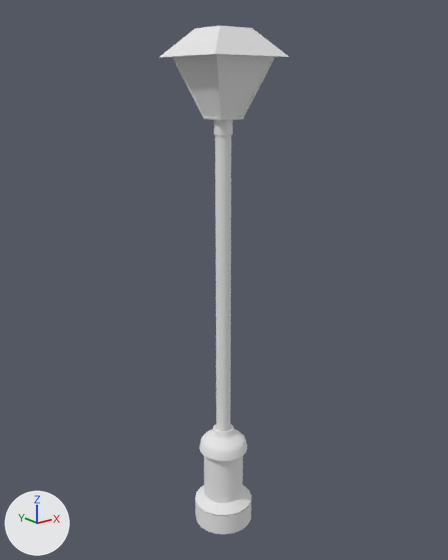
What one commit did to the OBJ model models/streetlight.obj.
One viewpoint serves both versions: a 50 mm lens placed at (-9.42, -9.37, 9.39), pointed at (-1.85, 0.09, 5.61). The lights are fixed; the arrows at lower left show +X, +Y and +Z. Where no turn or scale is listed for an object, it has been applied to the vertices.

Names of what the first picture shows: 'streetlight'.
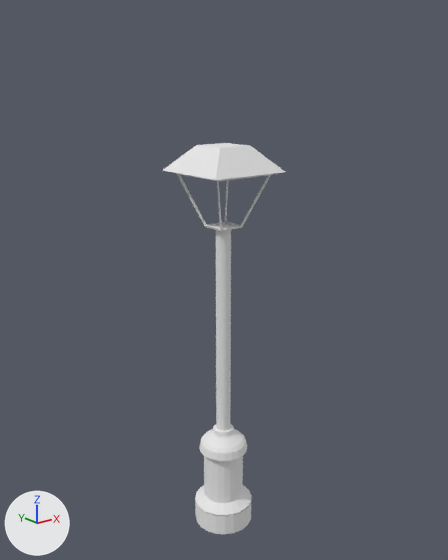
The newer file is also turned or shifted as a whole; pictures and numbers use the older file's frame.

Location of each change, (x1, y1, x2, y2) in pixels of the pictures (448 x 560 px):
'streetlight', reshaped (23% shorter)
    before: (160, 26, 289, 534)
    after: (163, 143, 285, 534)
part 1 of me_streetlight, added
    after: (163, 143, 285, 231)
part 2 of me_streetlight, deleted
    before: (160, 26, 289, 120)
part 3 of me_streetlight, deleted
    before: (214, 120, 233, 135)
part 4 of me_streetlight, cut back
    before: (215, 135, 231, 437)
    after: (215, 230, 231, 437)

The change in detail:
me_streetlight is used by ob_streetlight; location (0.0, 0.0, 0.0).
me_streetlight had 1206 vertices, 1231 faces and spanned x -2.78..-1.1, y -0.84..0.84, z 0.01..10.37.
me_streetlight now has 1095 vertices, 1091 faces and spans x -2.78..-1.1, y -0.84..0.84, z 0.01..8.32.
me_streetlight part 1: a new loose piece of 354 vertices spanning x -2.78..-1.1, y -0.84..0.84, z 6.73..8.32, in mat_phonge1sg (white #e7e7e7).
me_streetlight part 2: the loose piece of 362 vertices spanning x -2.78..-1.1, y -0.84..0.84, z 8.79..10.37 is deleted.
me_streetlight part 3: the loose piece of 82 vertices spanning x -2.12..-1.77, y -0.18..0.18, z 8.51..8.79 is deleted.
Part 4, on me_streetlight:
41 vertices are removed from x -2.1..-1.79, y -0.15..0.15, z 8.79..8.8.
68 faces are deleted.
2 vertices move within x -2.15, y -0.07, z 2.28.
20 new vertices lie (0.0, 0.0, 4.42) away from vertices in x -2.1..-1.79, y -0.15..0.15, z 2.29.
28 new faces join them, mat_phong1sg (white #e7e7e7).
me_streetlight no longer uses material mat_phonge2sg (white #e7e7e7).
me_streetlight no longer uses material mat_phong2sg (white #e7e7e7).
